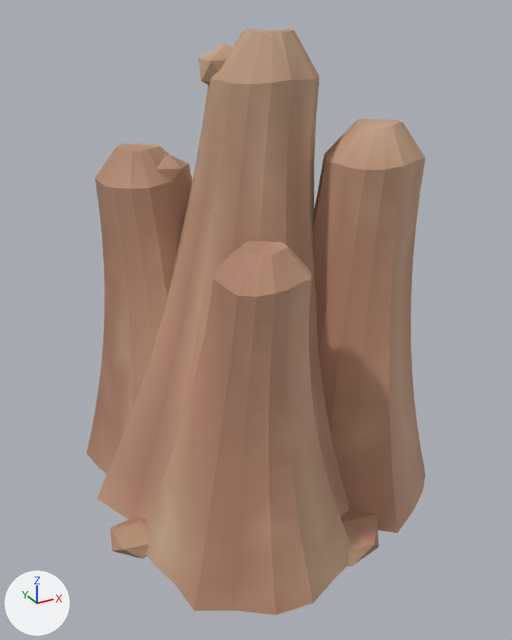
Renders of the glTF model game/assets/nature/biome/termite_mound_b.glb from each side of a commit.
Rendered twice from a camera (50 mm lens) standing at (-2.41, -4.25, 3.51) and looking at (-0.11, -0.07, 1.42). The axes (+X, +Y, +Z) are drawn at lower left. The lights are the same throughout. The first picture is the older version. Vertices at exactly the same position are counted once.

The first picture shows 'termite_mound_b'.
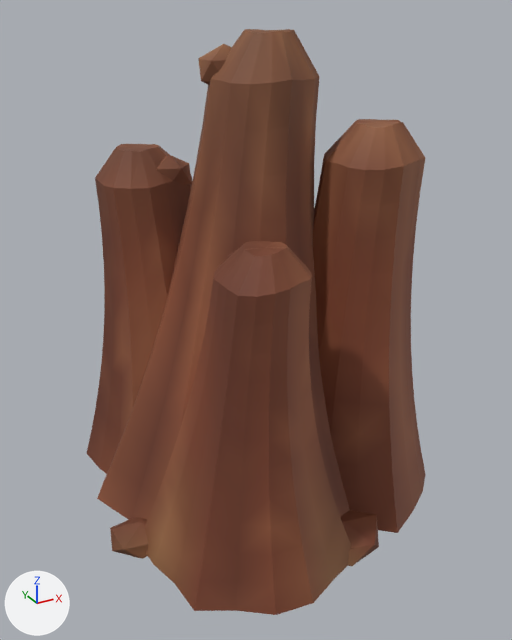
Pixel boxes [x1, y1, x2, y2] of what changed, in the pictures (512 x 640 px):
part 1 of me_termite_mound_b, recoloured (darker)
    both: [87, 33, 426, 615]
part 2 of me_termite_mound_b, recoloured (beige to brown)
    both: [97, 29, 425, 615]

The change in detail:
me_termite_mound_b has 1108 vertices, 2144 faces and spans x -1.23..1.55, y -1.46..1.31, z -0.05..3.39.
me_termite_mound_b is used by ob_termite_mound_b; location (-0.159, 0.073, 0.0).
me_termite_mound_b part 1: 1254 faces centred in x -1.2..1.48, y -1.36..1.28, z -0.05..3.29 are repainted in the vertex colours; the middle colour goes from brown #b58a70 to brown #76412a.
me_termite_mound_b part 2: 890 faces centred in x -1.16..1.36, y -1.43..1.28, z -0.05..3.38 are repainted in the vertex colours; the middle colour goes from beige #c1987d to brown #875034.
